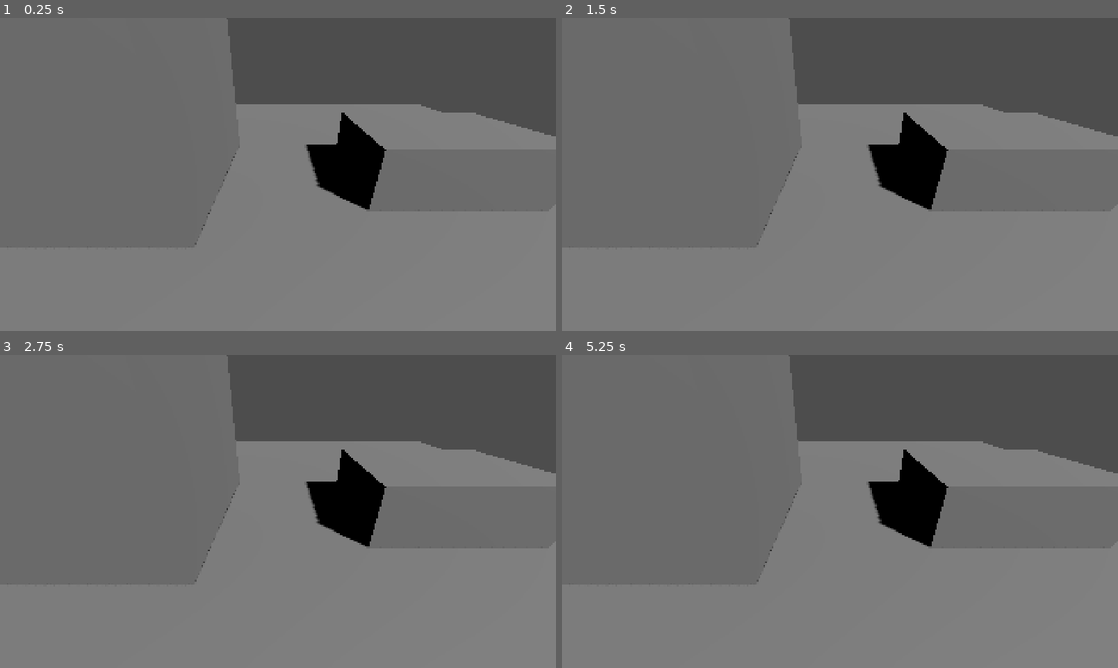
Above: before the commit, frames 1-4 (two rows, left to right).
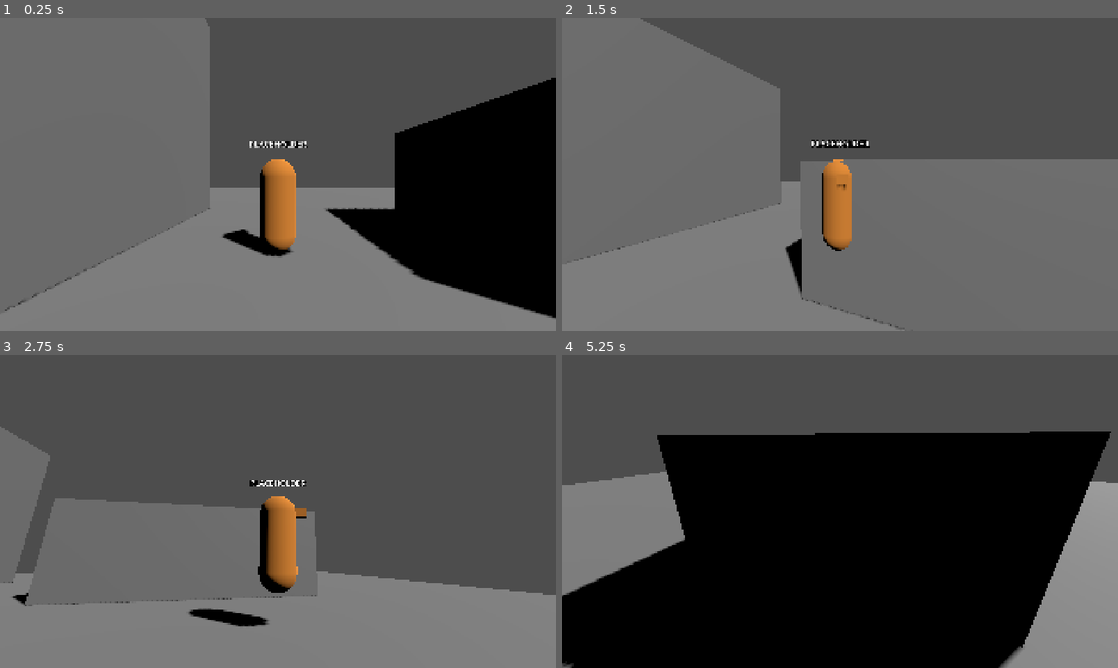
Above: after the commit, the same moments.

Repository: combinationsoupstudio/random-variables
Game: Godot game, scene res://scenes/main.tscn
Two runs of this game, one before a commit and one after it. Both use one fixed random seed, a clock stepped at 60 frames per second and the inputs below.
Inputs (mouse positions are in pixels of both pictures, inside the frame that each line leads up to):
- Up to frame 1 (0.25 s): no input
- Up to frame 2 (1.5 s): tap Enter at 0.5 s; move the mouse to (962, 158) at 0.52 s; hold D (move_right, bound only after the commit) 0.53-1.28 s; hold Shift (sprint, bound only after the commit) 0.53-1.28 s; click (962, 158) at 0.67 s; tap Space (jump, bound only after the commit) at 0.77, 0.8, 1.07, 1.35 s; move the mouse to (728, 190) at 1.27 s; hold S (move_back, bound only after the commit) from 1.28 s (still down); click (728, 190) at 1.42 s
- Up to frame 3 (2.75 s): tap Space (jump, bound only after the commit) at 1.52, 1.82, 2.3 s; tap Shift (sprint, bound only after the commit) at 1.55 s; move the mouse to (333, 442) at 2.02 s; release S (move_back, bound only after the commit) at 2.03 s; hold D (move_right, bound only after the commit) from 2.03 s (still down); hold Shift (sprint, bound only after the commit) from 2.03 s (still down); click (333, 442) at 2.17 s
- Up to frame 4 (5.25 s): move the mouse to (812, 574) at 2.77 s; release D (move_right, bound only after the commit) at 2.78 s; release Shift (sprint, bound only after the commit) at 2.78 s; hold W (move_forward, bound only after the commit) 2.78-3.53 s; tap Shift (sprint, bound only after the commit) at 2.85, 4.35 s; click (812, 574) at 2.92 s; tap Space (jump, bound only after the commit) at 3.02, 3.32, 3.6, 3.77, 4.07, 4.52, 4.82 s; move the mouse to (1006, 558) at 3.52 s; hold A (move_left, bound only after the commit) 3.53-5.03 s; click (1006, 558) at 3.67 s; tap Escape (ui_cancel) at 4.15 s; move the mouse to (673, 464) at 4.27 s; click (673, 464) at 4.42 s; move the mouse to (867, 511) at 5.02 s; hold S (move_back, bound only after the commit) from 5.03 s (still down); hold Shift (sprint, bound only after the commit) from 5.03 s (still down); click (867, 511) at 5.17 s

The runs differ from the first frame. In frame 1, 31% of the frame differs, in the area x 0-100%, y 0-97%; in frame 2, 17%; in frame 3, 43%; in frame 4, 71%, in the area x 0-100%, y 0-100%.

Commit message:
M1: add third-person player controller
Camera-relative WASD, sprint, jump and mouse orbit on a CharacterBody3D,
with a SpringArm3D camera so walls push the view in instead of clipping.
The body never rotates: camera yaw defines "forward" and only the visual
turns to face movement. Art is a labelled flat-colour placeholder.

Closes #1

Co-Authored-By: Claude Opus 5.5 <noreply@anthropic.com>

Diff:
--- a/project.godot
+++ b/project.godot
@@ -15,6 +15,39 @@
 window/size/viewport_height=1080
 window/stretch/mode="canvas_items"
 
+[input]
+
+move_forward={
+"deadzone": 0.2,
+"events": [Object(InputEventKey,"resource_local_to_scene":false,"resource_name":"","device":-1,"window_id":0,"alt_pressed":false,"shift_pressed":false,"ctrl_pressed":false,"meta_pressed":false,"pressed":false,"keycode":0,"physical_keycode":87,"key_label":0,"unicode":0,"location":0,"echo":false,"script":null)
+]
+}
+move_back={
+"deadzone": 0.2,
+"events": [Object(InputEventKey,"resource_local_to_scene":false,"resource_name":"","device":-1,"window_id":0,"alt_pressed":false,"shift_pressed":false,"ctrl_pressed":false,"meta_pressed":false,"pressed":false,"keycode":0,"physical_keycode":83,"key_label":0,"unicode":0,"location":0,"echo":false,"script":null)
+]
+}
+move_left={
+"deadzone": 0.2,
+"events": [Object(InputEventKey,"resource_local_to_scene":false,"resource_name":"","device":-1,"window_id":0,"alt_pressed":false,"shift_pressed":false,"ctrl_pressed":false,"meta_pressed":false,"pressed":false,"keycode":0,"physical_keycode":65,"key_label":0,"unicode":0,"location":0,"echo":false,"script":null)
+]
+}
+move_right={
+"deadzone": 0.2,
+"events": [Object(InputEventKey,"resource_local_to_scene":false,"resource_name":"","device":-1,"window_id":0,"alt_pressed":false,"shift_pressed":false,"ctrl_pressed":false,"meta_pressed":false,"pressed":false,"keycode":0,"physical_keycode":68,"key_label":0,"unicode":0,"location":0,"echo":false,"script":null)
+]
+}
+jump={
+"deadzone": 0.2,
+"events": [Object(InputEventKey,"resource_local_to_scene":false,"resource_name":"","device":-1,"window_id":0,"alt_pressed":false,"shift_pressed":false,"ctrl_pressed":false,"meta_pressed":false,"pressed":false,"keycode":0,"physical_keycode":32,"key_label":0,"unicode":0,"location":0,"echo":false,"script":null)
+]
+}
+sprint={
+"deadzone": 0.2,
+"events": [Object(InputEventKey,"resource_local_to_scene":false,"resource_name":"","device":-1,"window_id":0,"alt_pressed":false,"shift_pressed":false,"ctrl_pressed":false,"meta_pressed":false,"pressed":false,"keycode":0,"physical_keycode":4194325,"key_label":0,"unicode":0,"location":0,"echo":false,"script":null)
+]
+}
+
 [rendering]
 
 renderer/rendering_method="forward_plus"
--- a/scenes/main.tscn
+++ b/scenes/main.tscn
@@ -1,10 +1,11 @@
-[gd_scene format=3]
+[gd_scene load_steps=2 format=3]
+
+[ext_resource type="PackedScene" path="res://scenes/player/player.tscn" id="1_player"]
 
 [node name="Main" type="Node3D"]
 
-[node name="Camera3D" type="Camera3D" parent="."]
-transform = Transform3D(1, 0, 0, 0, 0.866025, 0.5, 0, -0.5, 0.866025, 0, 6, 10)
-current = true
+[node name="Player" parent="." instance=ExtResource("1_player")]
+transform = Transform3D(1, 0, 0, 0, 1, 0, 0, 0, 1, 0, 0.2, 0)
 
 [node name="Sun" type="DirectionalLight3D" parent="."]
 transform = Transform3D(0.707107, -0.5, 0.5, 0, 0.707107, 0.707107, -0.707107, -0.5, 0.5, 0, 10, 0)
--- /dev/null
+++ b/scenes/player/player.tscn
@@ -0,0 +1,56 @@
+[gd_scene load_steps=7 format=3]
+
+[ext_resource type="Script" path="res://scripts/player/player.gd" id="1_player"]
+
+[sub_resource type="CapsuleShape3D" id="CapsuleShape3D_body"]
+radius = 0.35
+height = 1.8
+
+[sub_resource type="StandardMaterial3D" id="StandardMaterial3D_placeholder"]
+albedo_color = Color(0.9, 0.55, 0.2, 1)
+
+[sub_resource type="CapsuleMesh" id="CapsuleMesh_body"]
+material = SubResource("StandardMaterial3D_placeholder")
+radius = 0.35
+height = 1.8
+
+[sub_resource type="BoxMesh" id="BoxMesh_facing"]
+material = SubResource("StandardMaterial3D_placeholder")
+size = Vector3(0.2, 0.15, 0.3)
+
+[sub_resource type="SphereShape3D" id="SphereShape3D_camera"]
+radius = 0.2
+
+[node name="Player" type="CharacterBody3D"]
+collision_layer = 2
+script = ExtResource("1_player")
+
+[node name="CollisionShape3D" type="CollisionShape3D" parent="."]
+transform = Transform3D(1, 0, 0, 0, 1, 0, 0, 0, 1, 0, 0.9, 0)
+shape = SubResource("CapsuleShape3D_body")
+
+[node name="Visual" type="Node3D" parent="."]
+
+[node name="PlaceholderBody" type="MeshInstance3D" parent="Visual"]
+transform = Transform3D(1, 0, 0, 0, 1, 0, 0, 0, 1, 0, 0.9, 0)
+mesh = SubResource("CapsuleMesh_body")
+
+[node name="PlaceholderFacing" type="MeshInstance3D" parent="Visual"]
+transform = Transform3D(1, 0, 0, 0, 1, 0, 0, 0, 1, 0, 1.45, -0.4)
+mesh = SubResource("BoxMesh_facing")
+
+[node name="PlaceholderLabel" type="Label3D" parent="Visual"]
+transform = Transform3D(1, 0, 0, 0, 1, 0, 0, 0, 1, 0, 2.1, 0)
+billboard = 1
+text = "PLACEHOLDER"
+
+[node name="CameraPivot" type="Node3D" parent="."]
+transform = Transform3D(1, 0, 0, 0, 1, 0, 0, 0, 1, 0, 1.5, 0)
+
+[node name="SpringArm3D" type="SpringArm3D" parent="CameraPivot"]
+shape = SubResource("SphereShape3D_camera")
+spring_length = 4.0
+
+[node name="Camera3D" type="Camera3D" parent="CameraPivot/SpringArm3D"]
+transform = Transform3D(1, 0, 0, 0, 1, 0, 0, 0, 1, 0, 0, 4)
+current = true
--- /dev/null
+++ b/scripts/player/player.gd
@@ -0,0 +1,72 @@
+class_name Player
+extends CharacterBody3D
+## Third-person movement: camera-relative WASD, sprint, jump and mouse orbit.
+## The body never rotates; only the camera pivot and the visual do, so the
+## camera yaw is the single source of truth for "forward".
+## The scene puts the body on collision layer 2 so the SpringArm3D (mask 1)
+## does not collide with the player's own capsule.
+
+@export var walk_speed: float = 4.0
+@export var sprint_speed: float = 7.0
+@export var jump_velocity: float = 5.0
+@export var acceleration: float = 30.0
+@export var turn_speed: float = 12.0
+@export var mouse_sensitivity: float = 0.0025
+@export_range(-89.0, 0.0) var min_pitch_degrees: float = -70.0
+@export_range(0.0, 89.0) var max_pitch_degrees: float = 40.0
+
+@onready var _camera_pivot: Node3D = $CameraPivot
+@onready var _visual: Node3D = $Visual
+
+
+func _ready() -> void:
+	Input.mouse_mode = Input.MOUSE_MODE_CAPTURED
+
+
+func _unhandled_input(event: InputEvent) -> void:
+	if event.is_action_pressed("ui_cancel"):
+		Input.mouse_mode = Input.MOUSE_MODE_VISIBLE
+	elif event is InputEventMouseButton and event.pressed and event.button_index == MOUSE_BUTTON_LEFT:
+		Input.mouse_mode = Input.MOUSE_MODE_CAPTURED
+	elif event is InputEventMouseMotion and Input.mouse_mode == Input.MOUSE_MODE_CAPTURED:
+		# screen_relative ignores the canvas_items stretch, so sensitivity does not vary by window size.
+		_orbit_camera(event.screen_relative)
+
+
+func _physics_process(delta: float) -> void:
+	if is_on_floor():
+		if Input.is_action_just_pressed("jump"):
+			velocity.y = jump_velocity
+	else:
+		velocity += get_gravity() * delta
+
+	var direction: Vector3 = _get_move_direction()
+	var speed: float = sprint_speed if Input.is_action_pressed("sprint") else walk_speed
+	var target: Vector3 = direction * speed
+	var max_change: float = acceleration * delta
+	velocity.x = move_toward(velocity.x, target.x, max_change)
+	velocity.z = move_toward(velocity.z, target.z, max_change)
+	move_and_slide()
+
+	if direction != Vector3.ZERO:
+		_face(direction, delta)
+
+
+func _get_move_direction() -> Vector3:
+	var input: Vector2 = Input.get_vector("move_left", "move_right", "move_forward", "move_back")
+	return Vector3(input.x, 0.0, input.y).rotated(Vector3.UP, _camera_pivot.rotation.y)
+
+
+func _orbit_camera(mouse_delta: Vector2) -> void:
+	_camera_pivot.rotation.y -= mouse_delta.x * mouse_sensitivity
+	_camera_pivot.rotation.x = clampf(
+		_camera_pivot.rotation.x - mouse_delta.y * mouse_sensitivity,
+		deg_to_rad(min_pitch_degrees),
+		deg_to_rad(max_pitch_degrees)
+	)
+
+
+func _face(direction: Vector3, delta: float) -> void:
+	var target_yaw: float = atan2(-direction.x, -direction.z)
+	var weight: float = 1.0 - exp(-turn_speed * delta)
+	_visual.rotation.y = lerp_angle(_visual.rotation.y, target_yaw, weight)
Not shown, added: scripts/player/player.gd.uid
Not shown, changed: docs/DEVLOG.md
